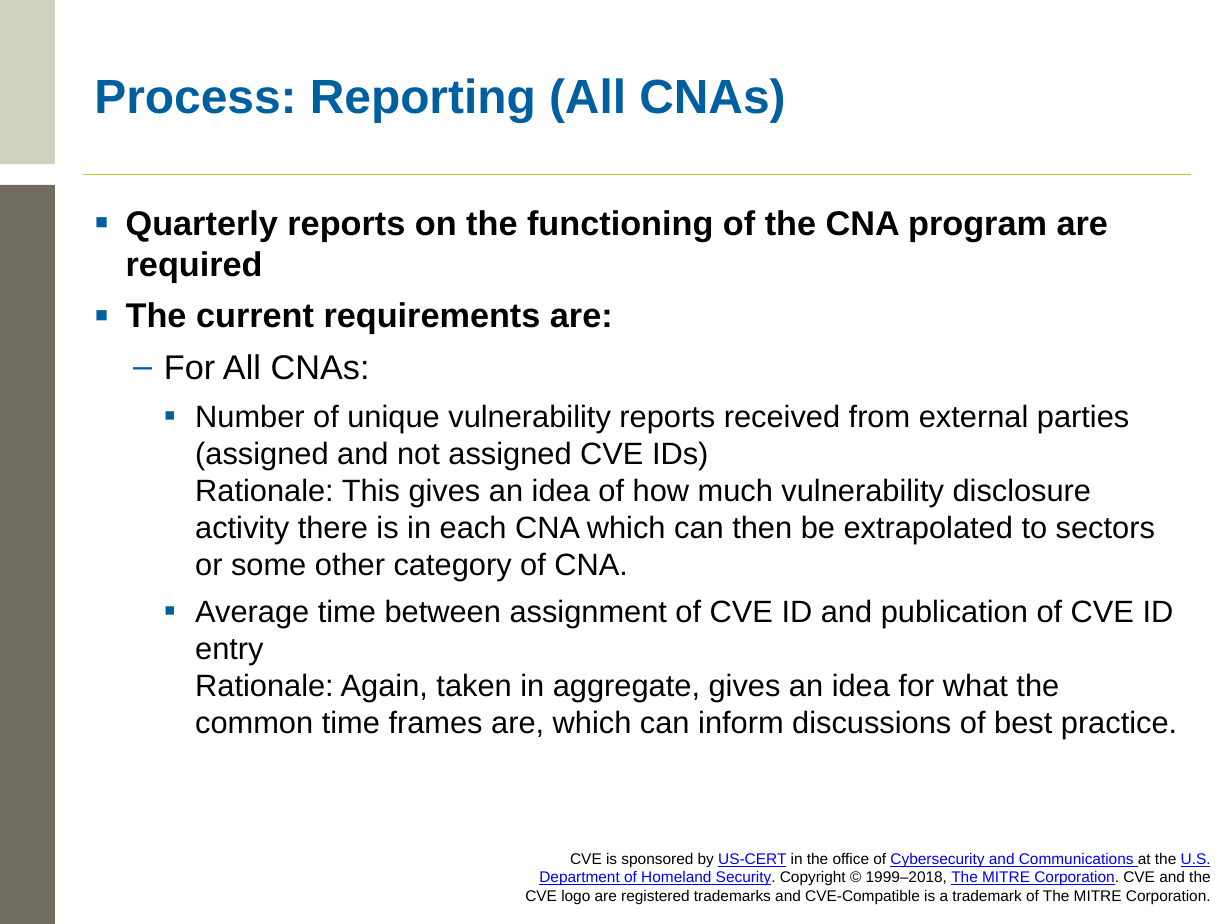
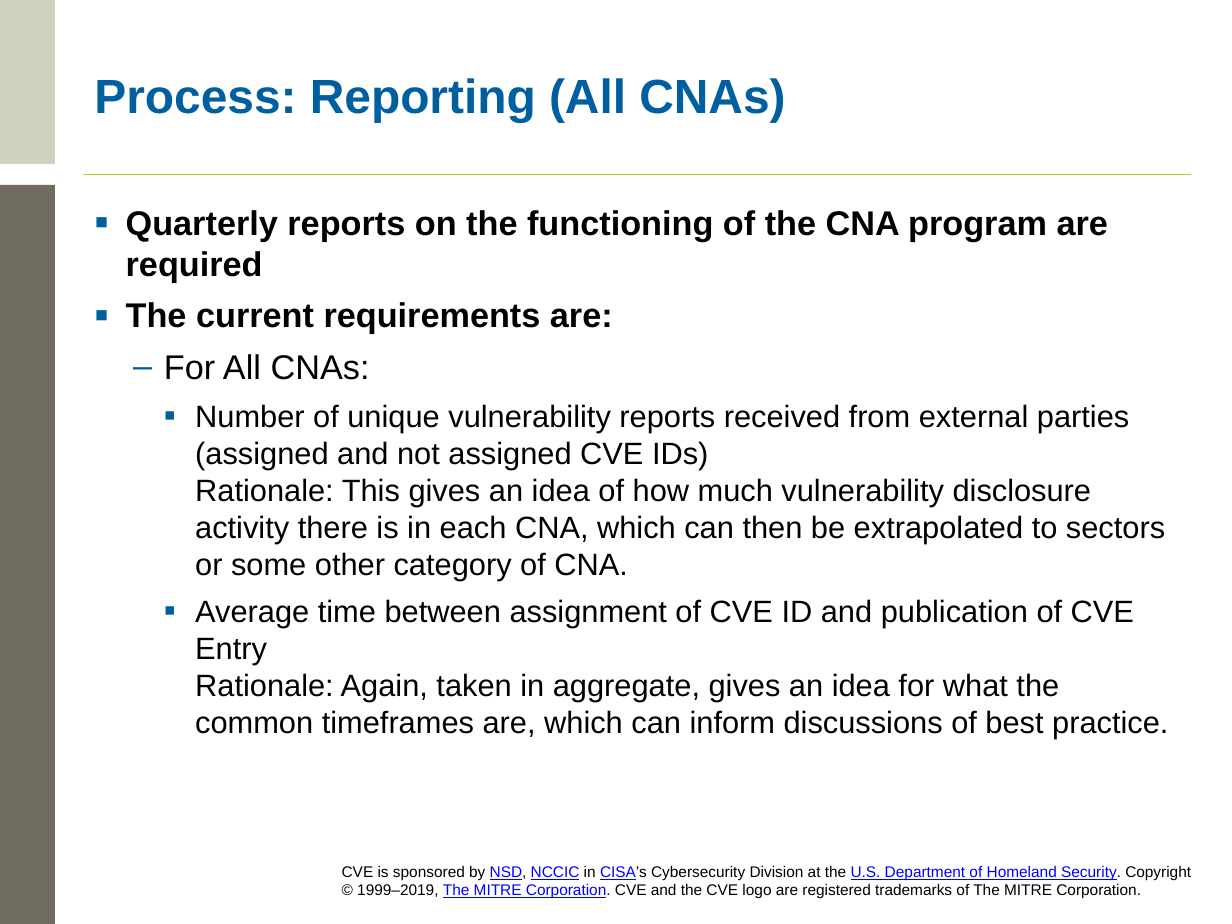
Before and after one commit to CVEProject/cveproject.github.io, a slide deck: slide 24 of docs/cna/Becoming a CNA.pptx. Drawn at 1232x924 pixels with LibreOffice and Linux fonts; fonts in the diff are those of the drawing; background and template pictures are left out. Boxes give left, top, right and bottom in pixels: in the first picture for what was removed or moved away, otherwise in the second. Text is boxed around its words. In the diff, an @@ line names an element or a change of style, - is before the commit and + after.

```diff
--- a/docs/cna/Becoming a CNA.pptx
+++ b/docs/cna/Becoming a CNA.pptx
@@ text at (195, 404, 1168, 738): text changed @@
-    ▪ Number of unique vulnerability reports received from external parties (assigned and not assigned CVE IDs)
-      Rationale: This gives an idea of how much vulnerability disclosure activity there is in each CNA which can then be extrapolated to sectors or some other category of CNA.
-    ▪ Average time between assignment of CVE ID and publication of CVE ID entry
-      Rationale: Again, taken in aggregate, gives an idea for what the common time frames are, which can inform discussions of best practice.
+    ▪ Number of unique vulnerability reports received from external parties (assigned and not assigned CVE IDs)
+      Rationale: This gives an idea of how much vulnerability disclosure activity there is in each CNA, which can then be extrapolated to sectors or some other category of CNA.
+    ▪ Average time between assignment of CVE ID and publication of CVE Entry
+      Rationale: Again, taken in aggregate, gives an idea for what the common timeframes are, which can inform discussions of best practice.
@@ text at (342, 865, 1191, 899): text changed @@
-CVE is sponsored by US-CERT in the office of Cybersecurity and Communications at the U.S. Department of Homeland Security. Copyright © 1999–2018, The MITRE Corporation. CVE and the CVE logo are registered trademarks and CVE-Compatible is a trademark of The MITRE Corporation.
+CVE is sponsored by NSD, NCCIC in CISA’s Cybersecurity Division at the U.S. Department of Homeland Security. Copyright © 1999–2019, The MITRE Corporation. CVE and the CVE logo are registered trademarks of The MITRE Corporation.
```
Also in this commit, not shown: 39 other slides changed.
